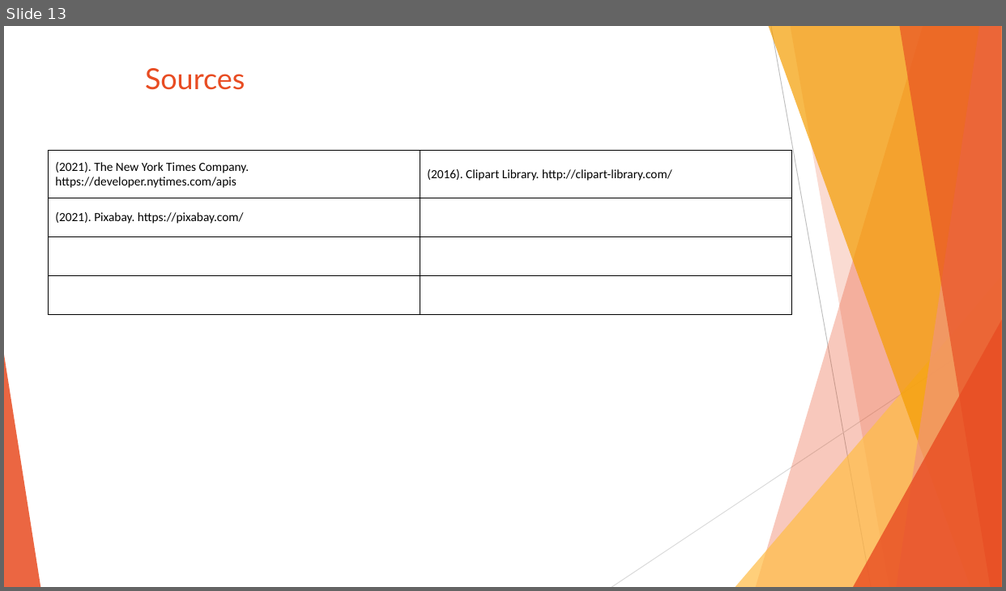
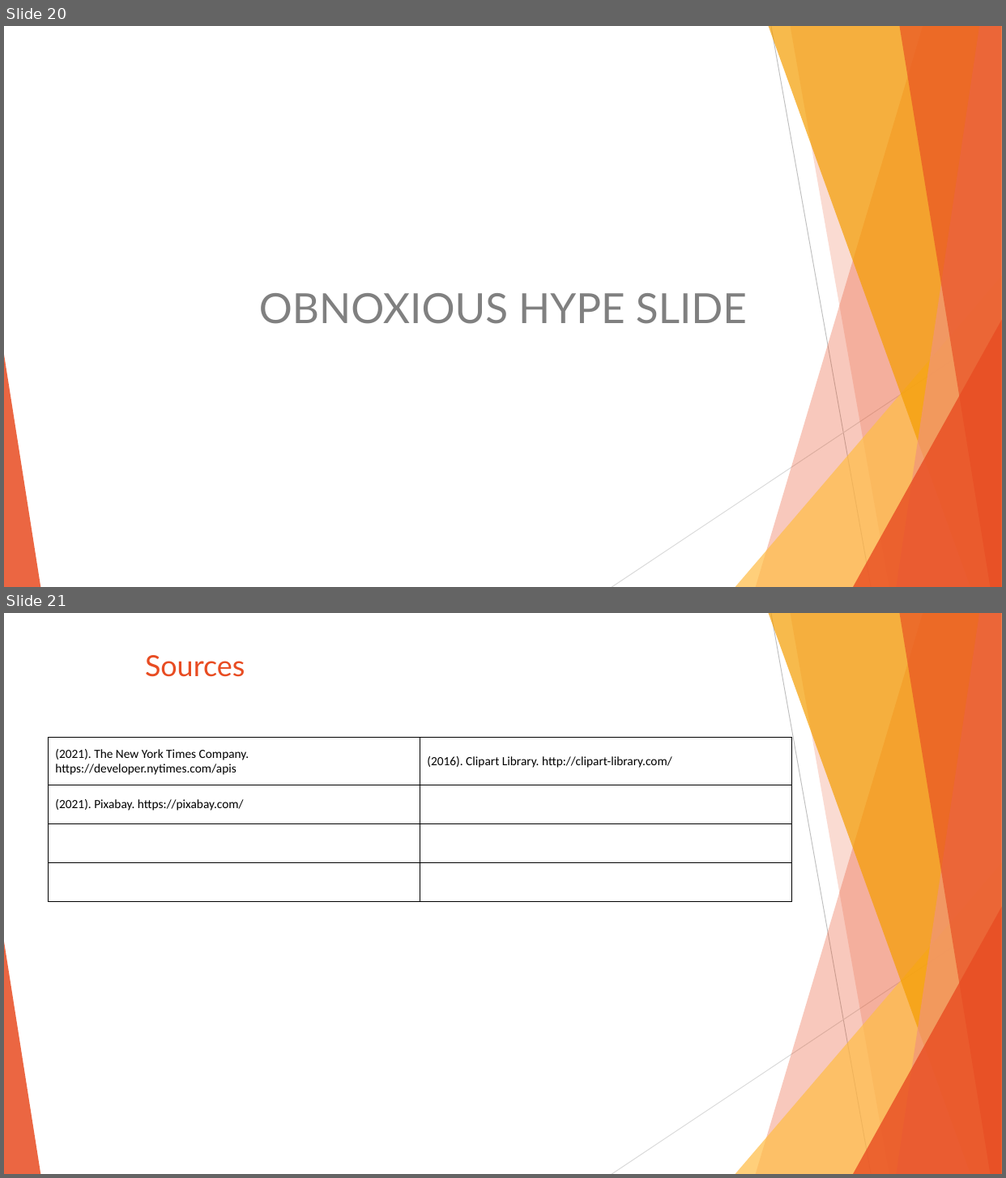
Before and after one commit to SanabuW/NYT-API-Analysis, a slide deck: common/(presentation_temp_file).pptx. Shown one above the other, each under a label of ours: slide 13 before the commit, slides 20 and 21 after it. The pictures are 1006x591 and 1006x1178 pixels, drawn with LibreOffice and Linux fonts; fonts in the diff are those of the drawing. Boxes give left, top, right and bottom in pixels: in the first picture for what was removed or moved away, otherwise in the second. Text is boxed around its words. In the diff, an @@ line names an element or a change of style, - is before the commit and + after.

```diff
--- a/common/(presentation_temp_file).pptx
+++ b/common/(presentation_temp_file).pptx
@@ slide 20 added at (x1=4, y1=26, x2=1002, y2=587), background #FFFFFF; not listed: 10 template elements that a slide beside it also shows @@
@@ text added at (x1=259, y1=293, x2=747, y2=324), 40 pt, text #808080 @@
+OBNOXIOUS HYPE SLIDE
@@ what was slide 13 is now slide 21 @@
```
Also in this commit, not shown: 10 slides changed, 7 other slides added, 8 other files.
